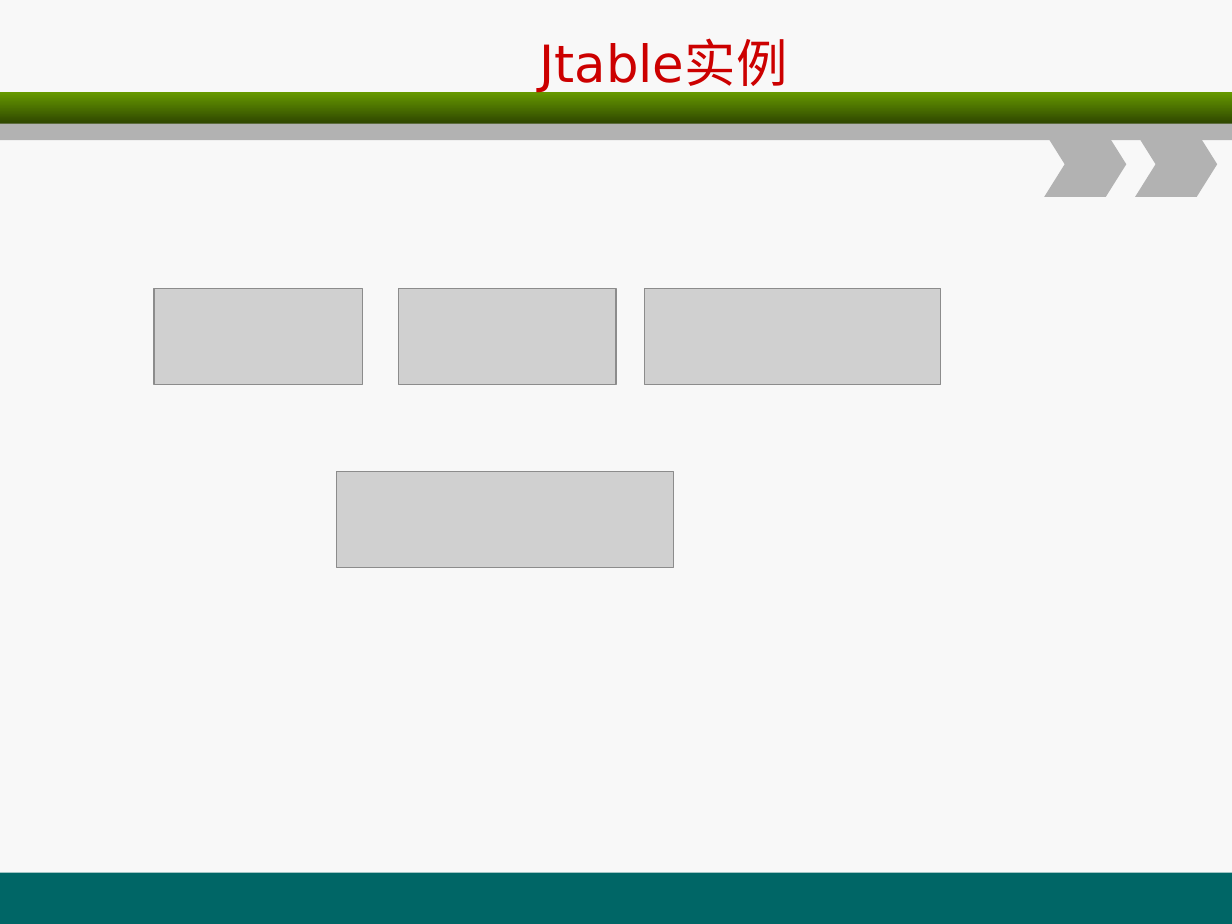
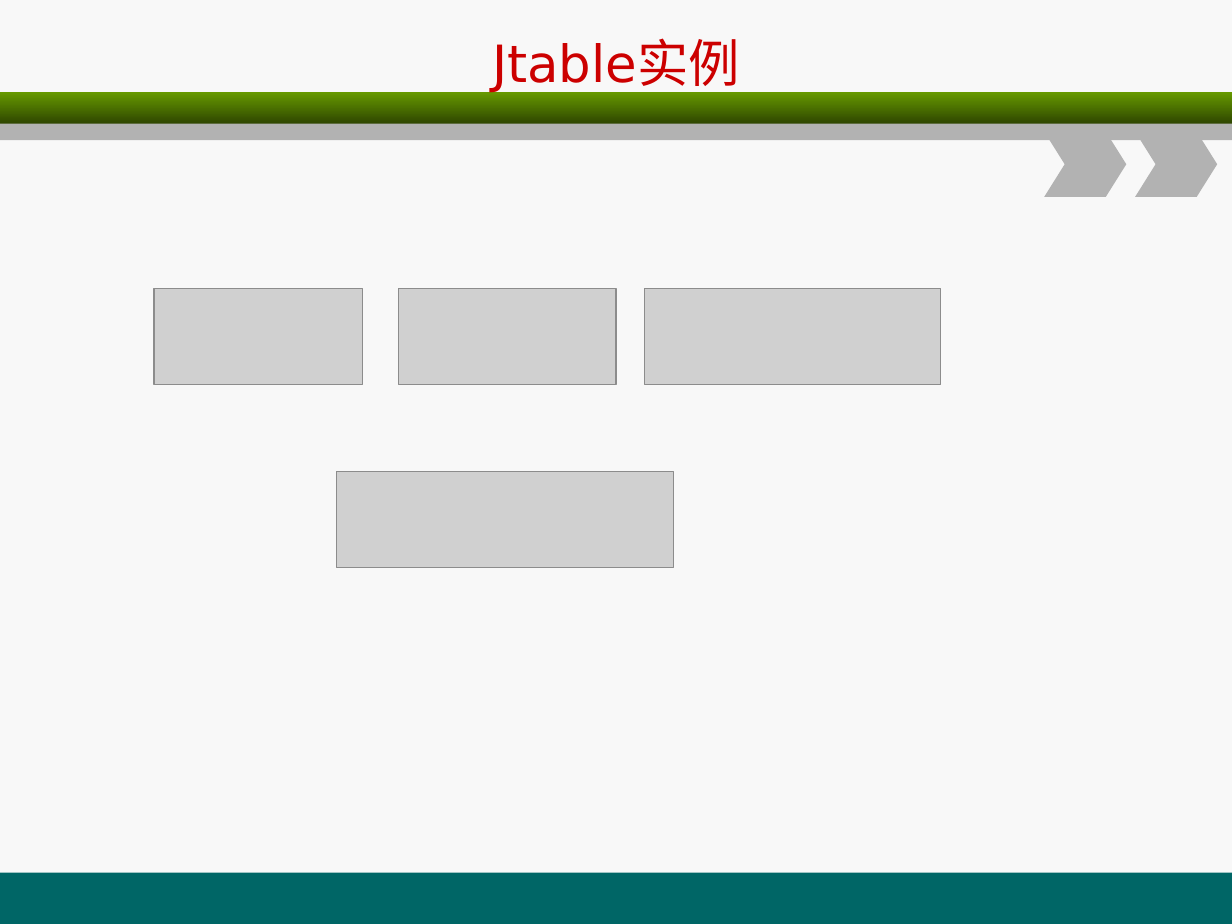
Before and after one commit to christwei/gitDoc, a slide deck: slide 23 of 课件/环宇/javaSE进阶/B1.ppt. Drawn at 1232x924 pixels with LibreOffice and Linux fonts; fonts in the diff are those of the drawing; grey boxes stand for pictures. Boxes give left, top, right and bottom in pixels: in the first picture for what was removed or moved away, otherwise in the second. Text is boxed around its words. In the diff, an @@ line names an element or a change of style, - is before the commit and + after.

```diff
--- a/课件/环宇/javaSE进阶/B1.ppt
+++ b/课件/环宇/javaSE进阶/B1.ppt
@@ text "Jtable实例": place and size @@
-text "Jtable实例" at [540,40,788,92]
+text "Jtable实例" at [492,40,740,92]
```
Also in this commit, not shown: 21 slides added, 17 other files.
